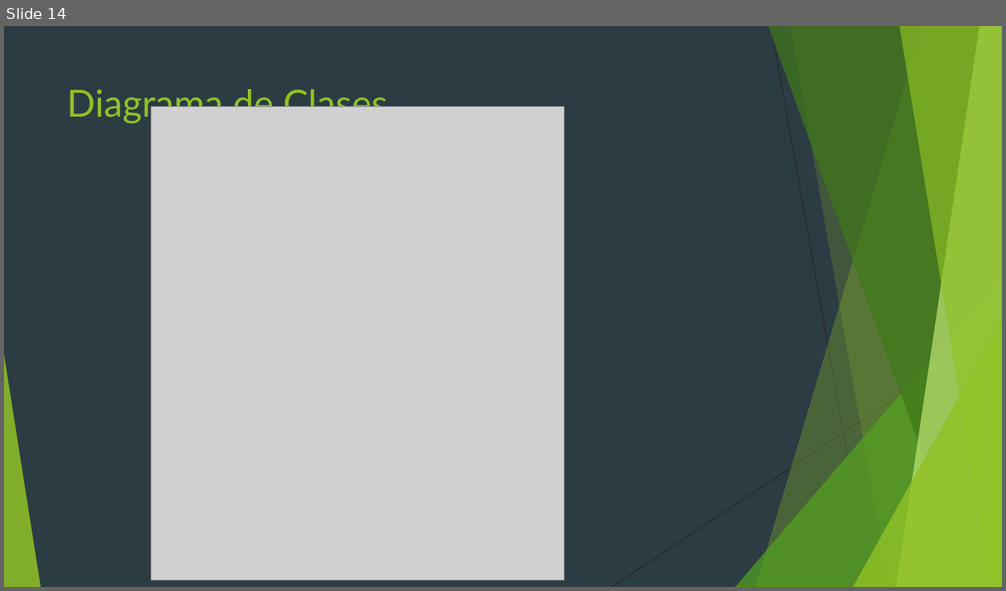
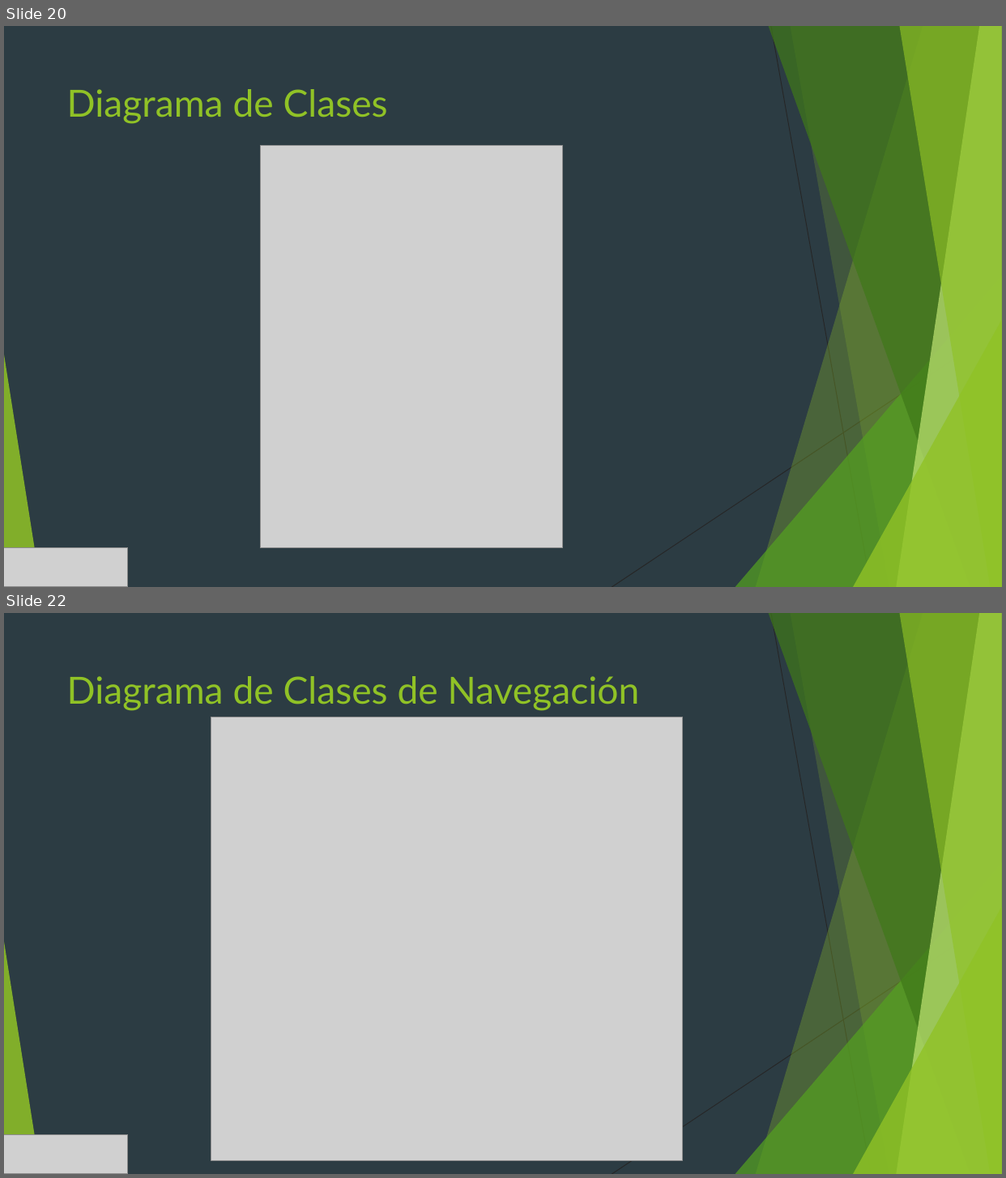
Before and after one commit to JefersonGuevara/Cru_Portal, a slide deck: Documentacion/SISTEMA DE INFORMACIÓN PARA LA GESTIÓN DE ADMISIONES.pptx. Shown one above the other, each under a label of ours: slide 14 before the commit, slides 20 and 22 after it; the slides between them are not shown. The pictures are 1006x591 and 1006x1178 pixels, drawn with LibreOffice and Linux fonts; fonts in the diff are those of the drawing; grey boxes stand for pictures. Boxes give left, top, right and bottom in pixels: in the first picture for what was removed or moved away, otherwise in the second. Text is boxed around its words. In the diff, an @@ line names an element or a change of style, - is before the commit and + after.

```diff
--- a/Documentacion/SISTEMA DE INFORMACIÓN PARA LA GESTIÓN DE ADMISIONES.pptx
+++ b/Documentacion/SISTEMA DE INFORMACIÓN PARA LA GESTIÓN DE ADMISIONES.pptx
@@ slide 22 added at <box>4,613,1002,1174</box>, background #2C3C43; not listed: 10 template elements that a slide beside it also shows @@
@@ title added at <box>67,676,640,711</box>, 36 pt, text #90C226 @@
+Diagrama de Clases de Navegación
@@ picture added at <box>211,717,683,1161</box> @@
@@ picture added at <box>4,1135,128,1174</box> @@
@@ what was slide 14 is now slide 20 @@
@@ slide 20 changed as well @@
@@ picture: place and size @@
-picture at <box>151,107,564,581</box>
+picture at <box>260,146,562,548</box>
@@ picture added at <box>4,548,128,587</box> @@
```
Also in this commit, not shown: 11 other slides changed, 18 other slides added, 8 slides removed, 7 other files.
